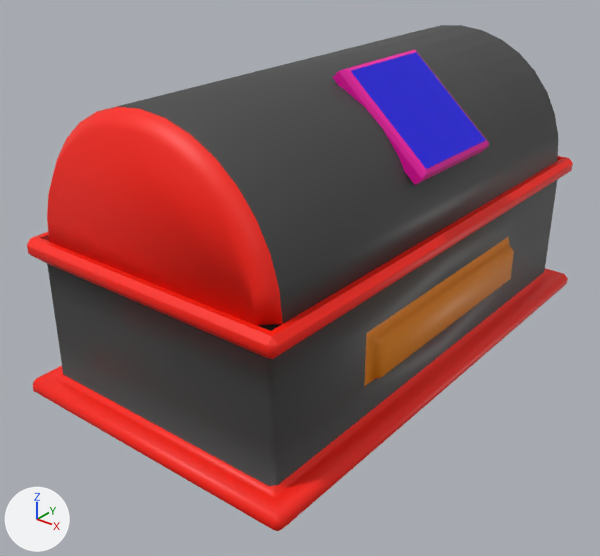
What one commit did to the FBX model Assets/MyAssets/Meshes/Chest.fbx.
Camera for both pictures: a 50 mm camera at (3.5, -4.78, 3.53) aimed at (-0.06, -0.32, 0.77). Lighting does not change. The marker at lower left points along +X, +Y and +Z. Where no turn or scale is listed for an object, it has been applied to the vertices.

The older version as bpy lines, for what is in view:
```python
me_cube_001 = bpy.data.meshes.new('Cube.001')
me_cube_001.from_pydata(...)  # 368 vertices, 403 faces; spans x -1.16..1.16, y -2.05..2.05, z 0.0..1.38
# faces by material slot: [141, 230, 32]
me_cube_001.materials.append(mat_boxmaterial)  # black #444444
me_cube_001.materials.append(mat_bevelmaterial)  # red #ff1900
me_cube_001.materials.append(mat_boxdecoration)  # orange #e78600
me_cube_003 = bpy.data.meshes.new('Cube.003')
me_cube_003.from_pydata(...)  # 186 vertices, 156 faces; spans x 0.0..2.02, y -1.9..1.9, z 0.0..1.04
# faces by material slot: [68, 74, 13, 1]
me_cube_003.materials.append(mat_boxmaterial)  # black #444444
me_cube_003.materials.append(mat_bevelmaterial)  # red #ff1900
me_cube_003.materials.append(mat_panelmaterial)  # pink #e7009f
me_cube_003.materials.append(mat_screenmaterial)  # blue #0b00e7
ob_bottom = bpy.data.objects.new('Bottom', me_cube_001)
ob_bottom.location = (0.0, 0.0, 0.0)
ob_cube = bpy.data.objects.new('Cube', me_cube_003)
ob_cube.location = (-1.0, 0.0, 1.379)
```
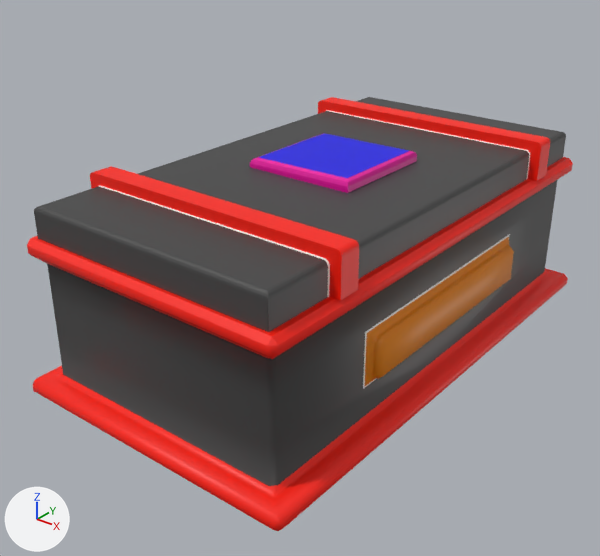
Where the newer file only moved an object's origin or applied its transform, the numbers keep the older frame.

Scene script edits in JSON lines:
```json
{"op": "add", "block": "mat_blendmaterial", "code": ["mat_blendmaterial = principled_material('BlendMaterial')", "mat_blendmaterial.base_color = (0.8, 0.8, 0.8)  # white #e7e7e7"]}
{"op": "add", "block": "me_cube_002", "code": ["me_cube_002 = bpy.data.meshes.new('Cube.002')", "me_cube_002.from_pydata(...)  # 16 vertices, 14 faces; spans x -0.441..0.446, y -0.441..0.441, z -0.006..0.117", "# faces by material slot: [13, 1]", "me_cube_002.materials.append(mat_panelmaterial)  # pink #e7009f", "me_cube_002.materials.append(mat_screenmaterial)  # blue #0b00e7"]}
{"op": "add", "block": "me_cube_003_1", "code": ["me_cube_003_1 = bpy.data.meshes.new('Cube.003')", "me_cube_003_1.from_pydata(...)  # 248 vertices, 247 faces; spans x -108.0..108.0, y 0.0..31.0, z -191.0..0.0", "# faces by material slot: [60, 127, 60]", "me_cube_003_1.materials.append(mat_boxmaterial)  # black #444444", "me_cube_003_1.materials.append(mat_bevelmaterial)  # red #ff1900", "me_cube_003_1.materials.append(mat_blendmaterial)  # white #e7e7e7"]}
{"op": "add", "block": "me_cube", "code": ["me_cube = bpy.data.meshes.new('Cube')", "me_cube.from_pydata(...)  # 172 vertices, 168 faces; spans x -1.08..1.08, y -1.91..0.0, z 0.0..0.31", "# faces by material slot: [29, 87, 52]", "me_cube.materials.append(mat_boxmaterial)  # black #444444", "me_cube.materials.append(mat_bevelmaterial)  # red #ff1900", "me_cube.materials.append(mat_blendmaterial)  # white #e7e7e7"]}
{"op": "remove", "block": "ob_cube", "code": ["ob_cube = bpy.data.objects.new('Cube', me_cube_003)", "ob_cube.location = (-1.0, 0.0, 1.379)"]}
{"op": "add", "block": "ob_scanner", "code": ["ob_scanner = bpy.data.objects.new('Scanner', me_cube_002)", "ob_scanner.location = (0.0, 0.0, 1.573)"]}
{"op": "add", "block": "ob_rightdoor", "code": ["ob_rightdoor = bpy.data.objects.new('RightDoor', me_cube_003_1)", "ob_rightdoor.location = (0.0, 0.0, 1.379)", "ob_rightdoor.rotation_euler = (-1.571, 0.0, 0.0)  # degrees (-90, 0, 0)", "ob_rightdoor.scale = (-0.01, -0.01, -0.01)"]}
{"op": "add", "block": "ob_leftdoor", "code": ["ob_leftdoor = bpy.data.objects.new('LeftDoor', me_cube)", "ob_leftdoor.location = (0.0, 0.0, 1.379)"]}
```

Boxes (x1, y1, x2, y2) around the edits, measured in the pictures (600 x 556 px):
```json
{"object": "Cube", "change": "deleted", "before": [47, 25, 558, 325], "faces in mat_boxmaterial (black #444444)": [100, 25, 558, 323], "faces in mat_bevelmaterial (red #ff1900)": [47, 107, 283, 325], "faces in mat_screenmaterial (blue #0b00e7)": [351, 52, 486, 169], "faces in mat_panelmaterial (pink #e7009f)": [332, 49, 489, 185]}
{"object": "LeftDoor", "change": "added", "after": [34, 141, 453, 332], "faces in mat_boxmaterial (black #444444)": [34, 141, 453, 332], "faces in mat_bevelmaterial (red #ff1900)": [90, 166, 359, 300], "faces in mat_blendmaterial (white #e7e7e7)": [98, 185, 330, 297]}
{"object": "RightDoor", "change": "added", "after": [237, 97, 566, 224], "faces in mat_boxmaterial (black #444444)": [237, 97, 566, 224], "faces in mat_bevelmaterial (red #ff1900)": [318, 97, 550, 181], "faces in mat_blendmaterial (white #e7e7e7)": [326, 110, 530, 179]}
{"object": "Scanner", "change": "added", "after": [250, 133, 417, 193], "faces in mat_screenmaterial (blue #0b00e7)": [259, 133, 409, 178], "faces in mat_panelmaterial (pink #e7009f)": [250, 133, 417, 193]}
```
